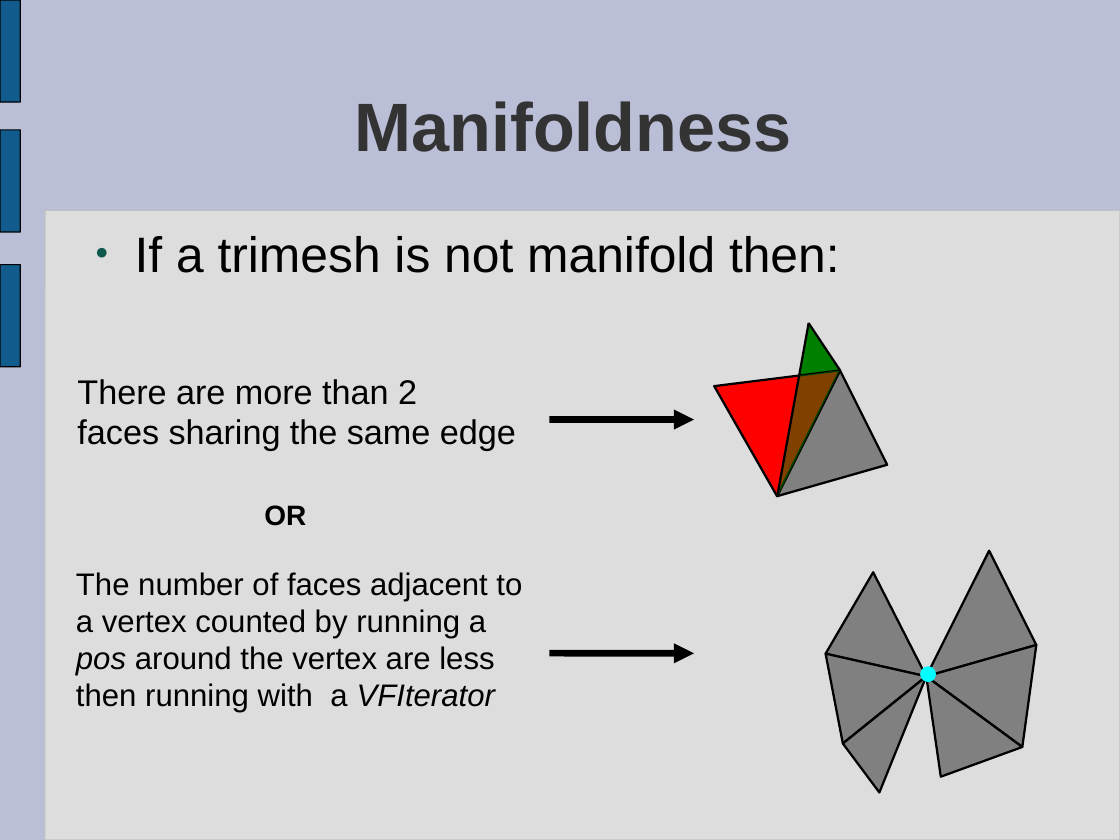
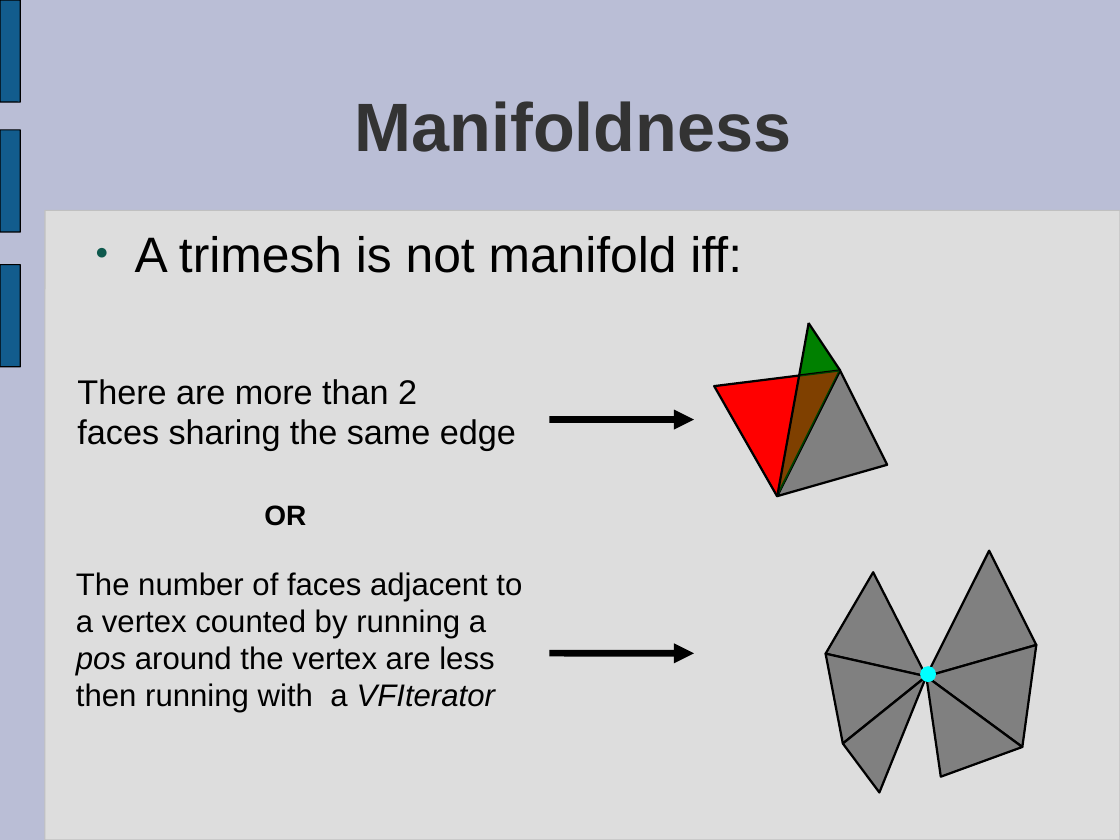
Before and after one commit to virtualritz/vcglib, a slide deck: slide 28 of docs/introduction to vcg.ppt (slide 25 before the commit). Drawn at 1120x840 pixels with LibreOffice and Linux fonts; fonts in the diff are those of the drawing. Boxes give left, top, right and bottom in pixels: in the first picture for what was removed or moved away, otherwise in the second. Text is boxed around its words. In the diff, an @@ line names an element or a change of style, - is before the commit and + after.

```diff
--- a/docs/introduction to vcg.ppt
+++ b/docs/introduction to vcg.ppt
@@ text at bbox=[135, 236, 742, 273]: text changed @@
-● If a trimesh is not manifold then:
+● A trimesh is not manifold iff:
```
Also in this commit, not shown: 10 other slides changed, 9 slides added, 1 slide removed.
